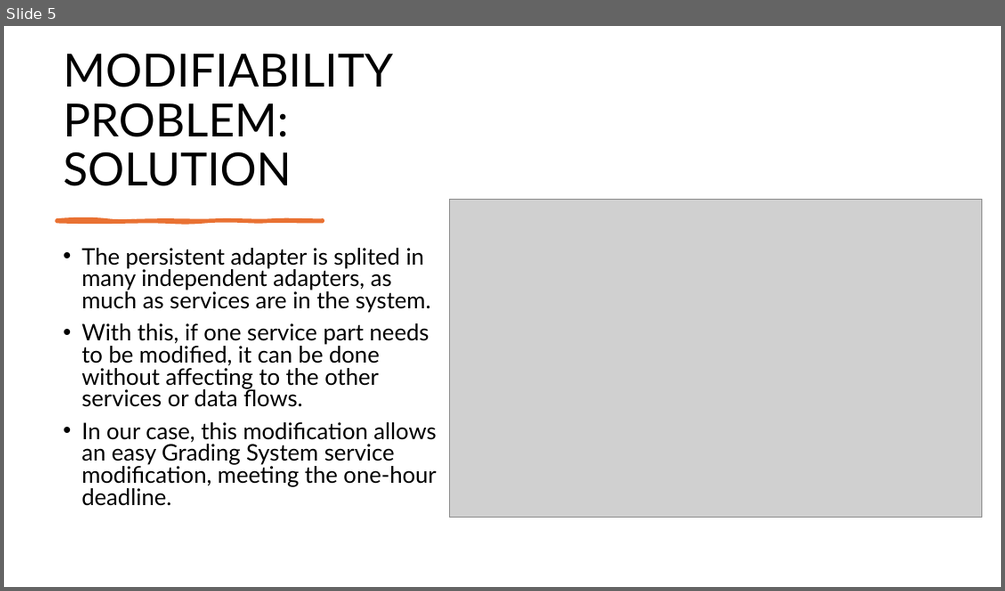
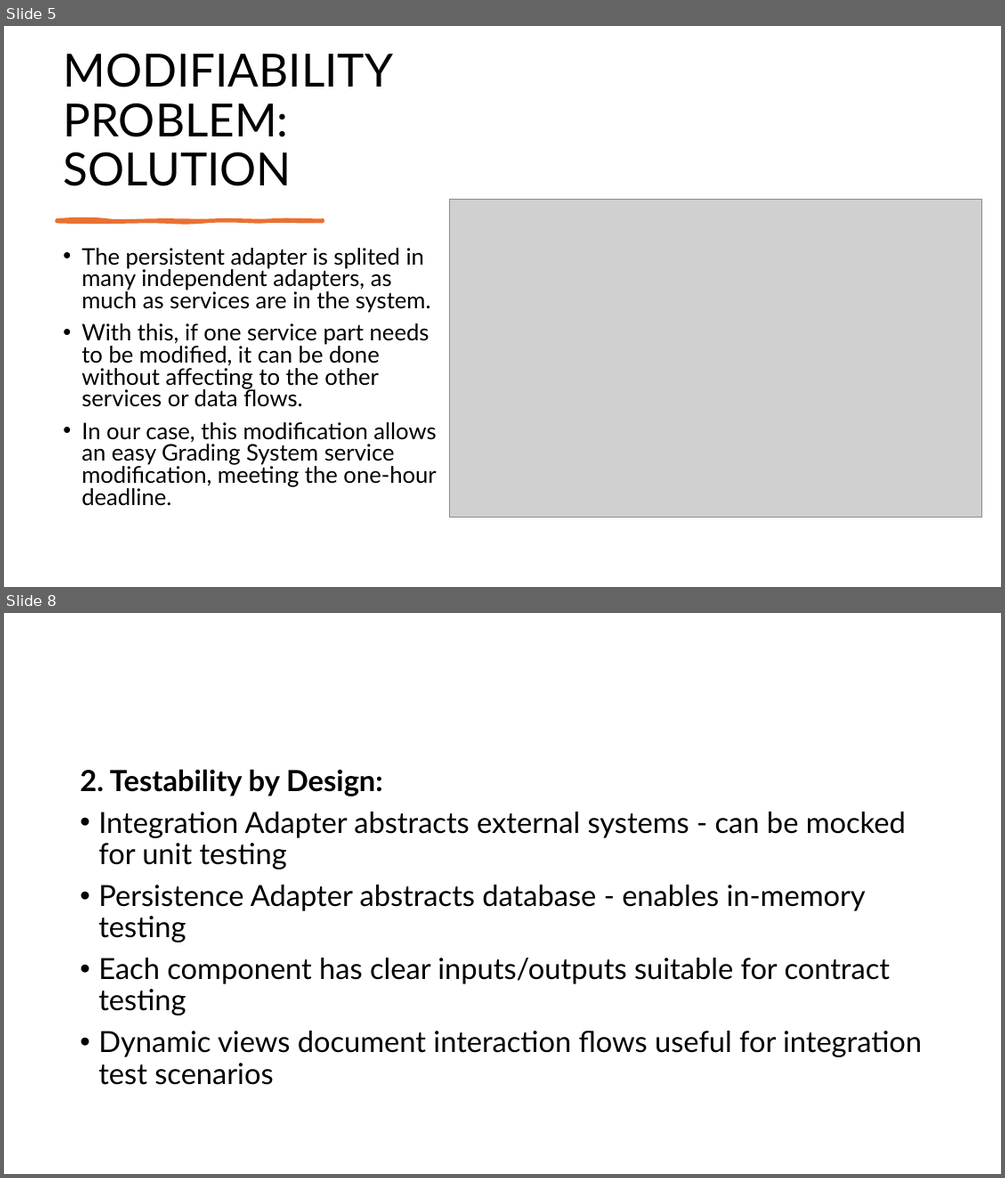
Before and after one commit to mayembe-martin/software_architecture_schedules, a slide deck: M2/Presentation_Qualities.pptx. Shown one above the other, each under a label of ours: slide 5 before the commit, slides 5 and 8 after it; the slides between them are not shown. The pictures are 1005x591 and 1005x1178 pixels, drawn with LibreOffice and Linux fonts; fonts in the diff are those of the drawing; grey boxes stand for pictures. Boxes give left, top, right and bottom in pixels: in the first picture for what was removed or moved away, otherwise in the second. Text is boxed around its words. In the diff, an @@ line names an element or a change of style, - is before the commit and + after.

```diff
--- a/M2/Presentation_Qualities.pptx
+++ b/M2/Presentation_Qualities.pptx
@@ slide 8 added at <box>4,613,1001,1174</box>, background #FFFFFF @@
@@ text added at <box>80,769,922,1085</box>, 28 pt, text #000000 @@
+2. Testability by Design:
+• Integration Adapter abstracts external systems - can be mocked for unit testing
+• Persistence Adapter abstracts database - enables in-memory testing
+• Each component has clear inputs/outputs suitable for contract testing
+• Dynamic views document interaction flows useful for integration test scenarios
```
Also in this commit, not shown: 7 other slides added.
